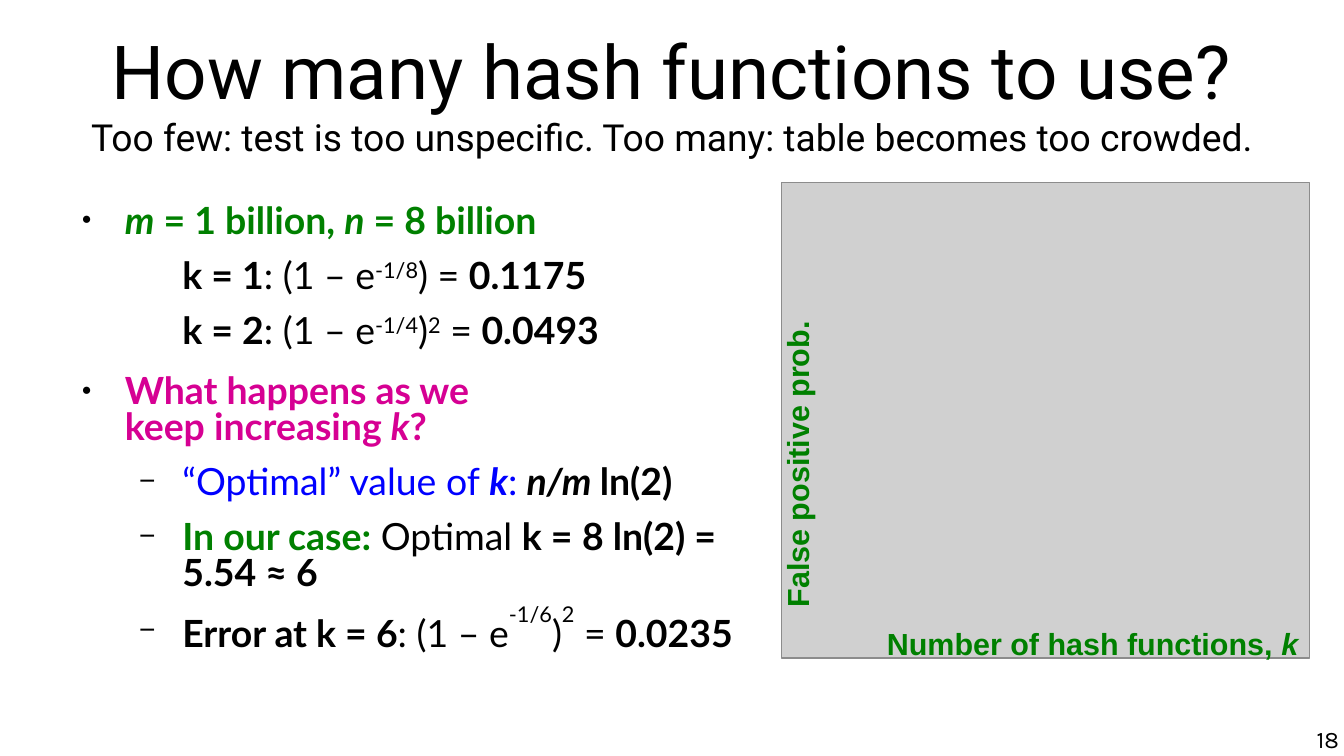
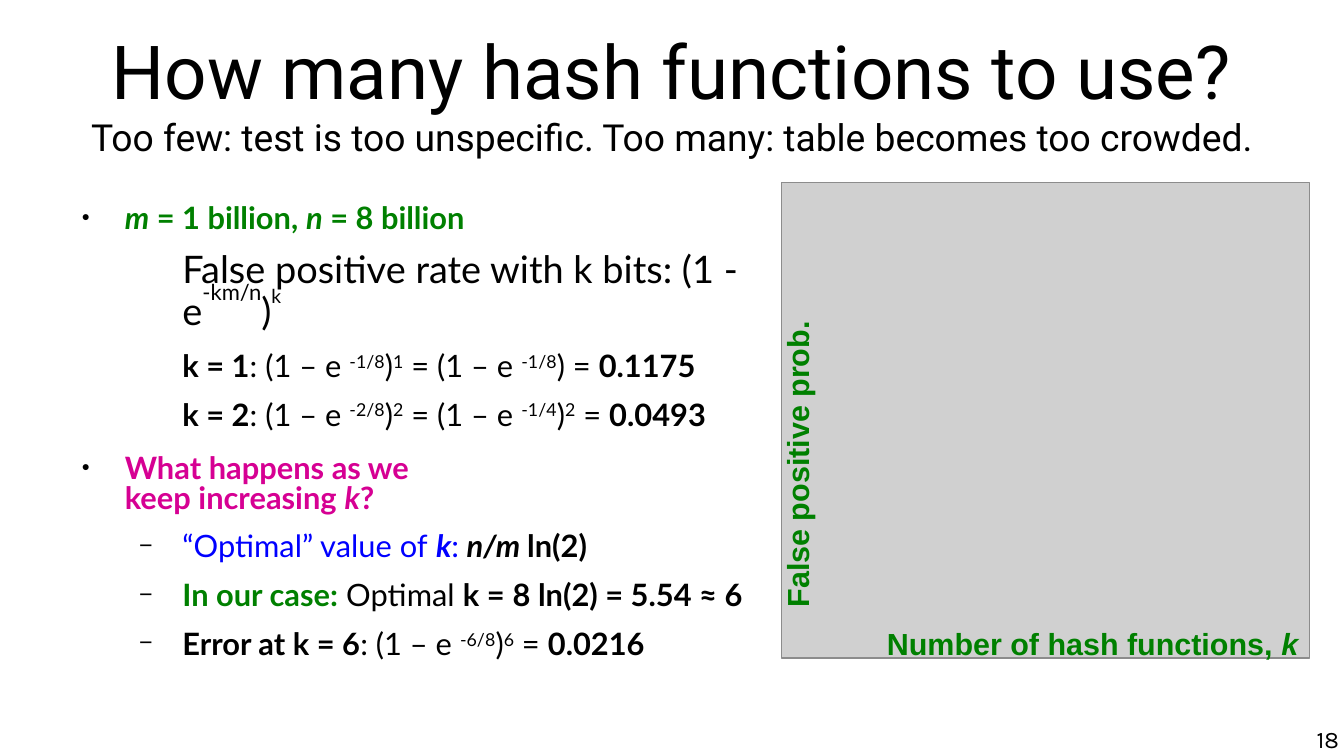
Before and after one commit to chatox/data-mining-course, a slide deck: slide 18 of theory/odp/tt24_bloom_filters.odp. Drawn at 1344x756 pixels with LibreOffice and Linux fonts; fonts in the diff are those of the drawing; grey boxes stand for pictures. Boxes give left, top, right and bottom in pixels: in the first picture for what was removed or moved away, otherwise in the second. Text is boxed around its words. In the diff, an @@ line names an element or a change of style, - is before the commit and + after.

```diff
--- a/theory/odp/tt24_bloom_filters.odp
+++ b/theory/odp/tt24_bloom_filters.odp
@@ text at (125,206,743,612): size 22.1 to 18.2 pt in "m = 1 billion, n = 8 ...", "What happens as we keep increasing k?", "“Optimal” value of k: n/m ln(2)", "In our case: Optimal k = 8 ..." @@
@@ text at (182,254,714,431): text changed; size 22.1 to 18.2 pt @@
-  k = 1: (1 – e-1/8) = 0.1175
-  k = 2: (1 – e-1/4)2 = 0.0493
+  False positive rate with k bits: (1 - e-km/n)k
+  k = 1: (1 – e -1/8)1 = (1 – e -1/8) = 0.1175
+  k = 2: (1 – e -2/8)2 = (1 – e -1/4)2 = 0.0493
@@ text at (182,631,645,660): text changed; size 22.1 to 18.2 pt @@
-  − Error at k = 6: (1 – e-1/6)2 = 0.0235
+  − Error at k = 6: (1 – e -6/8)6 = 0.0216
```
Also in this commit, not shown: 1 other slide changed, 1 other file.
